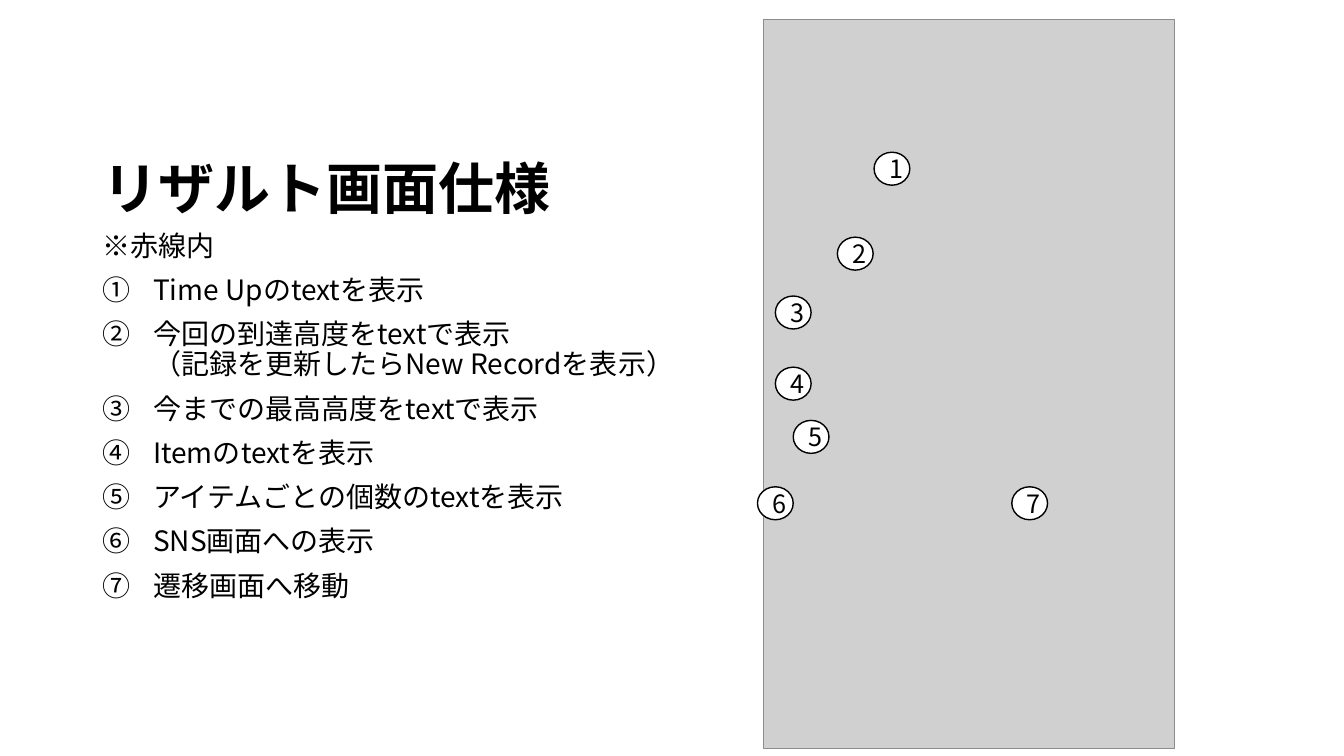
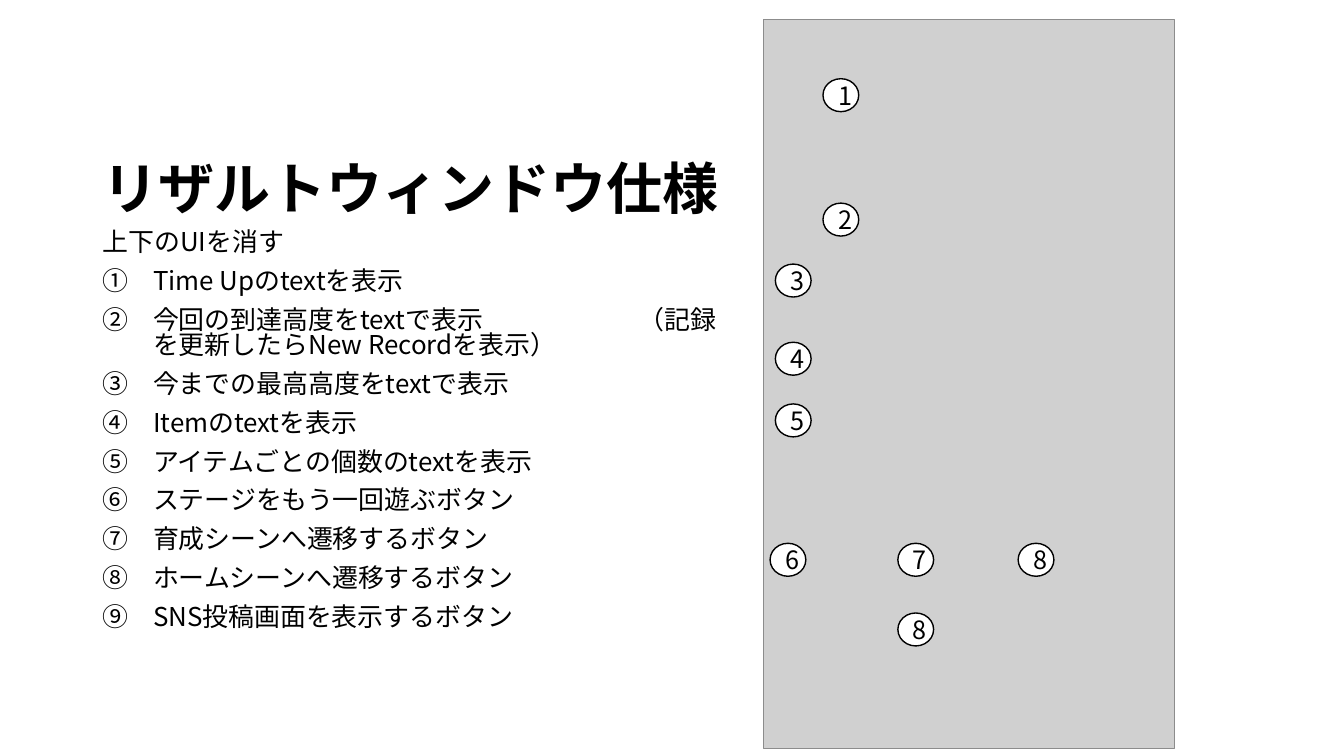
Before and after one commit to JJC-Game/StarChildren, a slide deck: slide 10 of Etc/仕様書/siyousho.pptx. Drawn at 1344x756 pixels with LibreOffice and Linux fonts; fonts in the diff are those of the drawing; grey boxes stand for pictures. Boxes give left, top, right and bottom in pixels: in the first picture for what was removed or moved away, otherwise in the second. Text is boxed around its words. In the diff, an @@ line names an element or a change of style, - is before the commit and + after.

Commit message:
仕様書編集

```diff
--- a/Etc/仕様書/siyousho.pptx
+++ b/Etc/仕様書/siyousho.pptx
@@ ellipse "1": place and size @@
-ellipse "1" at bbox=[874, 152, 909, 186]
+ellipse "1" at bbox=[823, 79, 858, 112]
@@ title at bbox=[103, 161, 718, 214]: text changed @@
-リザルト画面仕様
+リザルトウィンドウ仕様
@@ ellipse "2": place and size @@
-ellipse "2" at bbox=[838, 237, 873, 270]
+ellipse "2" at bbox=[823, 203, 858, 236]
@@ text at bbox=[103, 229, 284, 253]: text changed; size 20 to 18.5 pt @@
-※赤線内
+上下のUIを消す
@@ text at bbox=[153, 268, 556, 473]: size 20 to 18.5 pt in "Time Upのtextを表示", "今回の到達高度をtextで表示 （記録を更新したらNew Recordを表示）", "今までの最高高度をtextで表示", "Itemのtextを表示" and 1 more places; line spacing 0.9 to 0.8 @@
@@ ellipse "3": place and size @@
-ellipse "3" at bbox=[775, 296, 811, 330]
+ellipse "3" at bbox=[775, 264, 811, 297]
@@ ellipse "4": place and size @@
-ellipse "4" at bbox=[775, 367, 811, 400]
+ellipse "4" at bbox=[775, 343, 811, 376]
@@ ellipse "5": place and size @@
-ellipse "5" at bbox=[793, 420, 829, 454]
+ellipse "5" at bbox=[775, 404, 811, 438]
@@ text at bbox=[153, 487, 514, 628]: text changed; size 20 to 18.5 pt @@
-6. SNS画面への表示
-7. 遷移画面へ移動
+6. ステージをもう一回遊ぶボタン
+7. 育成シーンへ遷移するボタン
+8. ホームシーンへ遷移するボタン
+9. SNS投稿画面を表示するボタン
@@ ellipse "6": place and size @@
-ellipse "6" at bbox=[757, 487, 792, 520]
+ellipse "6" at bbox=[770, 543, 806, 577]
@@ ellipse "7": place and size @@
-ellipse "7" at bbox=[1012, 487, 1048, 520]
+ellipse "7" at bbox=[898, 543, 934, 577]
@@ ellipse added at bbox=[1018, 543, 1054, 577], fill #FFFFFF, outline #000000 1 pt, 18 pt, text #000000 @@
+8
@@ ellipse added at bbox=[898, 613, 934, 646], fill #FFFFFF, outline #000000 1 pt, 18 pt, text #000000 @@
+8
```
Also in this commit, not shown: 6 other slides changed, 1 slide removed.
